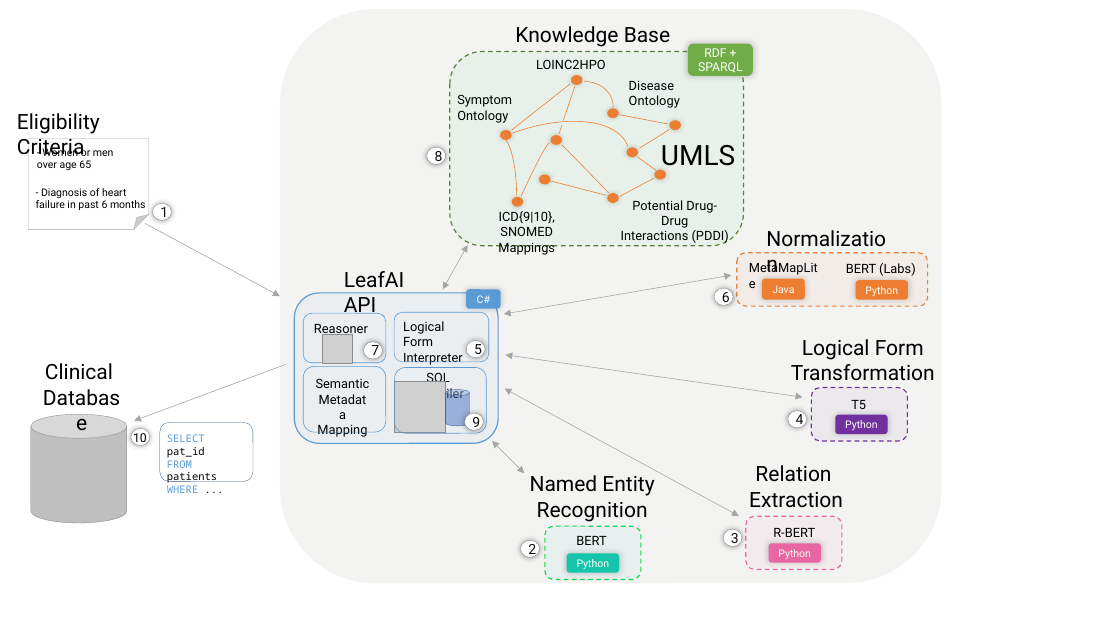
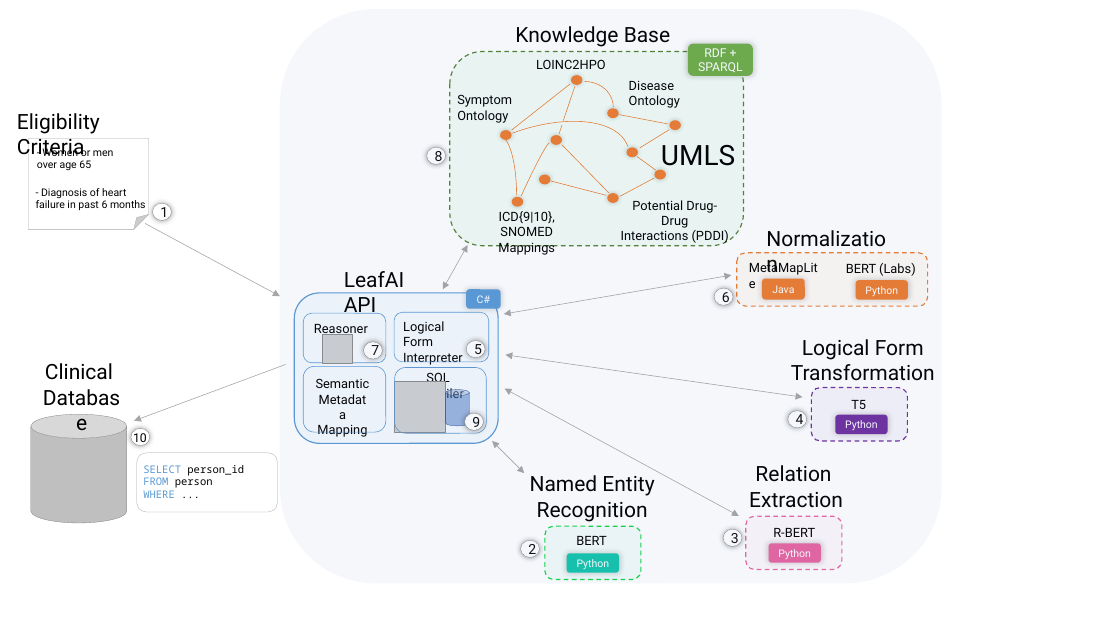
Before and after one commit to ndobb/dissertation, a slide deck: slide 1 of 2_query_gen/paper2_figures.pptx. Drawn at 1120x630 pixels with LibreOffice and Linux fonts; fonts in the diff are those of the drawing; grey boxes stand for pictures. Boxes give left, top, right and bottom in pixels: in the first picture for what was removed or moved away, otherwise in the second. Text is boxed around its words. In the diff, an @@ line names an element or a change of style, - is before the commit and + after.

```diff
--- a/2_query_gen/paper2_figures.pptx
+++ b/2_query_gen/paper2_figures.pptx
@@ rounded rectangle at box(280, 9, 942, 584): fill #1F1608 at 5% opacity to #4472C4 at 5% opacity @@
@@ text "SELECT person_id": place and size @@
-text "SELECT person_id" at box(167, 434, 217, 493)
+text "SELECT person_id" at box(143, 465, 244, 498)
@@ rounded rectangle: place and size @@
-rounded rectangle at box(160, 423, 253, 482)
+rounded rectangle at box(137, 453, 278, 513)
@@ rounded rectangle at box(137, 453, 278, 513): outline #325491 0.25 pt to #A6A6A6 0.25 pt @@
@@ text at box(143, 465, 244, 488): text changed @@
-SELECT pat_id
-FROM patients
+SELECT person_id
+FROM person
```
Also in this commit, not shown: 4 other slides changed, 1 slide added, 1 other file.
